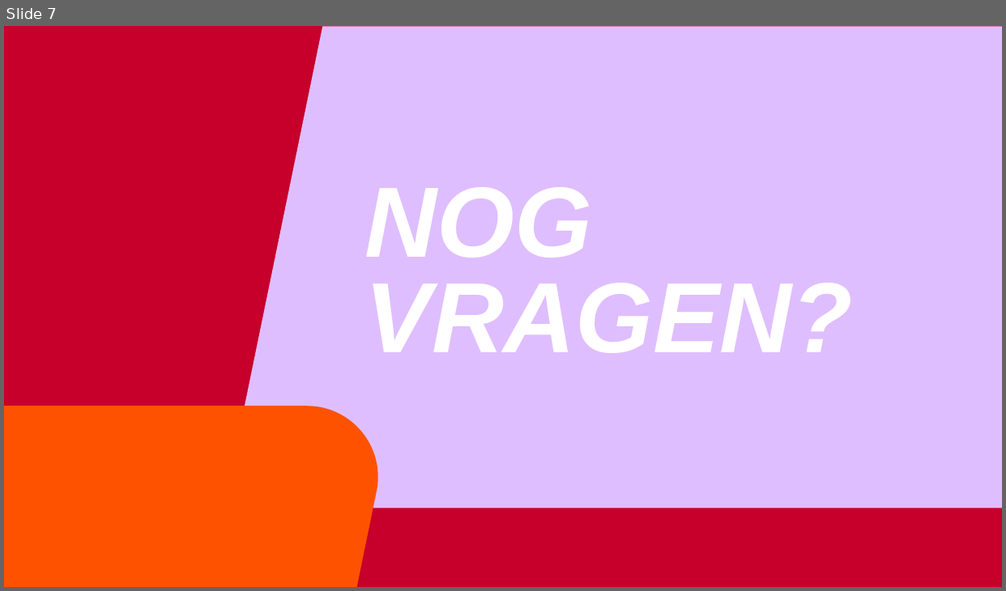
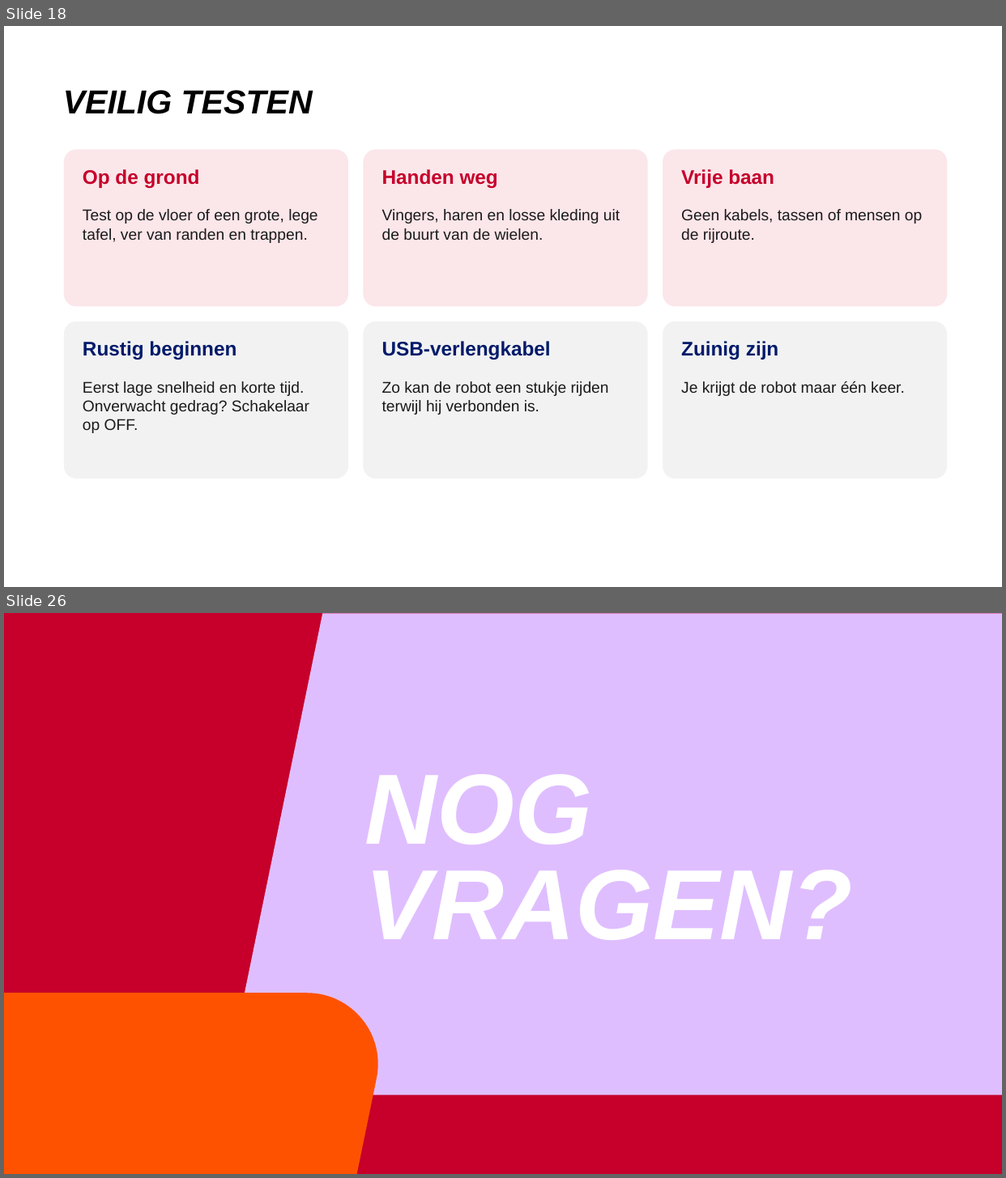
Before and after one commit to AvansMechatronica/vabokCursusRoboticaMetPython, a slide deck: presentaties/les3.pptx. Shown one above the other, each under a label of ours: slide 7 before the commit, slides 18 and 26 after it; the slides between them are not shown. The pictures are 1006x591 and 1006x1178 pixels, drawn with LibreOffice and Linux fonts; fonts in the diff are those of the drawing; background and template pictures are left out. Boxes give left, top, right and bottom in pixels: in the first picture for what was removed or moved away, otherwise in the second. Text is boxed around its words. In the diff, an @@ line names an element or a change of style, - is before the commit and + after.

```diff
--- a/presentaties/les3.pptx
+++ b/presentaties/les3.pptx
@@ slide 18 added at [4, 26, 1002, 587], background #FFFFFF @@
@@ title added at [63, 90, 313, 114], 32 pt, text #000000, bold, italic @@
+VEILIG TESTEN
@@ rounded rectangle added at [64, 149, 348, 307], fill #FBE6EA @@
@@ text added at [83, 169, 200, 188], 19 pt, text #C6002A, bold @@
+Op de grond
@@ rounded rectangle added at [364, 149, 648, 307], fill #FBE6EA @@
@@ text added at [382, 169, 498, 188], 19 pt, text #C6002A, bold @@
+Handen weg
@@ rounded rectangle added at [663, 149, 948, 307], fill #FBE6EA @@
@@ text added at [681, 169, 774, 188], 19 pt, text #C6002A, bold @@
+Vrije baan
@@ text added at [83, 209, 317, 243], 15 pt, text #1A1A1A @@
+Test op de vloer of een grote, lege tafel, ver van randen en trappen.
@@ text added at [382, 209, 620, 240], 15 pt, text #1A1A1A @@
+Vingers, haren en losse kleding uit de buurt van de wielen.
@@ text added at [681, 209, 922, 243], 15 pt, text #1A1A1A @@
+Geen kabels, tassen of mensen op de rijroute.
@@ rounded rectangle added at [64, 322, 348, 479], fill #F2F2F2 @@
@@ text added at [83, 341, 236, 360], 19 pt, text #001A6A, bold @@
+Rustig beginnen
@@ rounded rectangle added at [364, 322, 648, 479], fill #F2F2F2 @@
@@ text added at [382, 341, 551, 360], 19 pt, text #001A6A, bold @@
+USB-verlengkabel
@@ rounded rectangle added at [663, 322, 948, 479], fill #F2F2F2 @@
@@ text added at [681, 341, 779, 360], 19 pt, text #001A6A, bold @@
+Zuinig zijn
@@ text added at [83, 382, 309, 433], 15 pt, text #1A1A1A @@
+Eerst lage snelheid en korte tijd. Onverwacht gedrag? Schakelaar op OFF.
@@ text added at [382, 382, 609, 415], 15 pt, text #1A1A1A @@
+Zo kan de robot een stukje rijden terwijl hij verbonden is.
@@ text added at [681, 382, 905, 396], 15 pt, text #1A1A1A @@
+Je krijgt de robot maar één keer.
@@ what was slide 7 is now slide 26 @@
```
Also in this commit, not shown: 23 other slides added, 5 slides removed, 11 other files.
